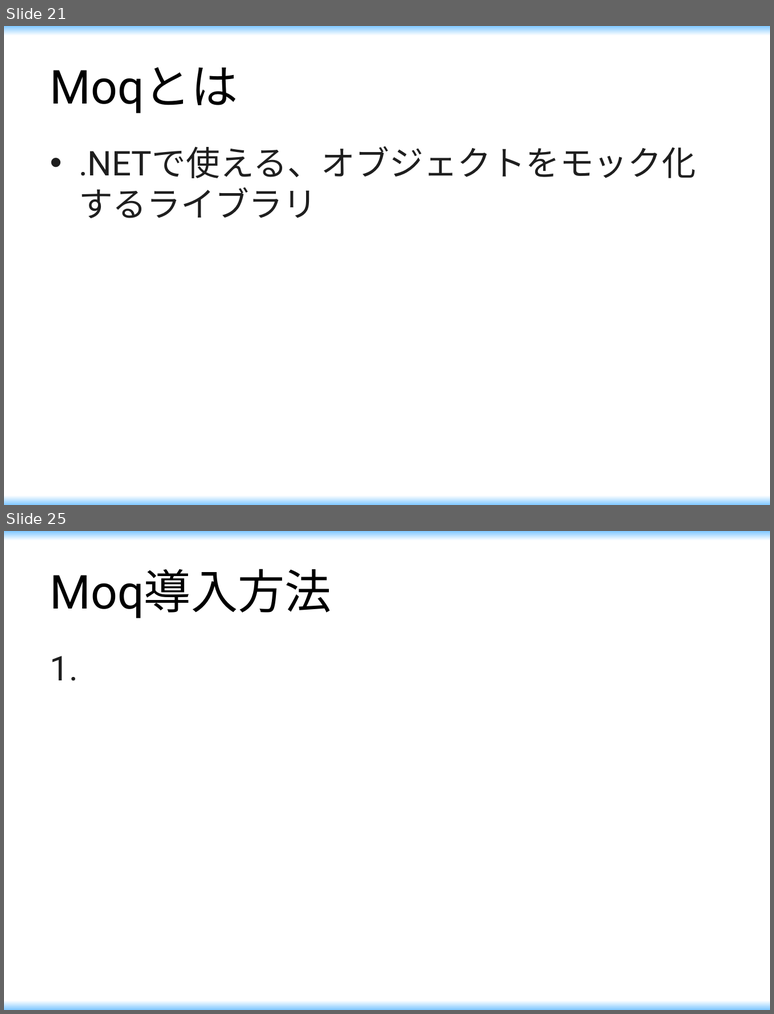
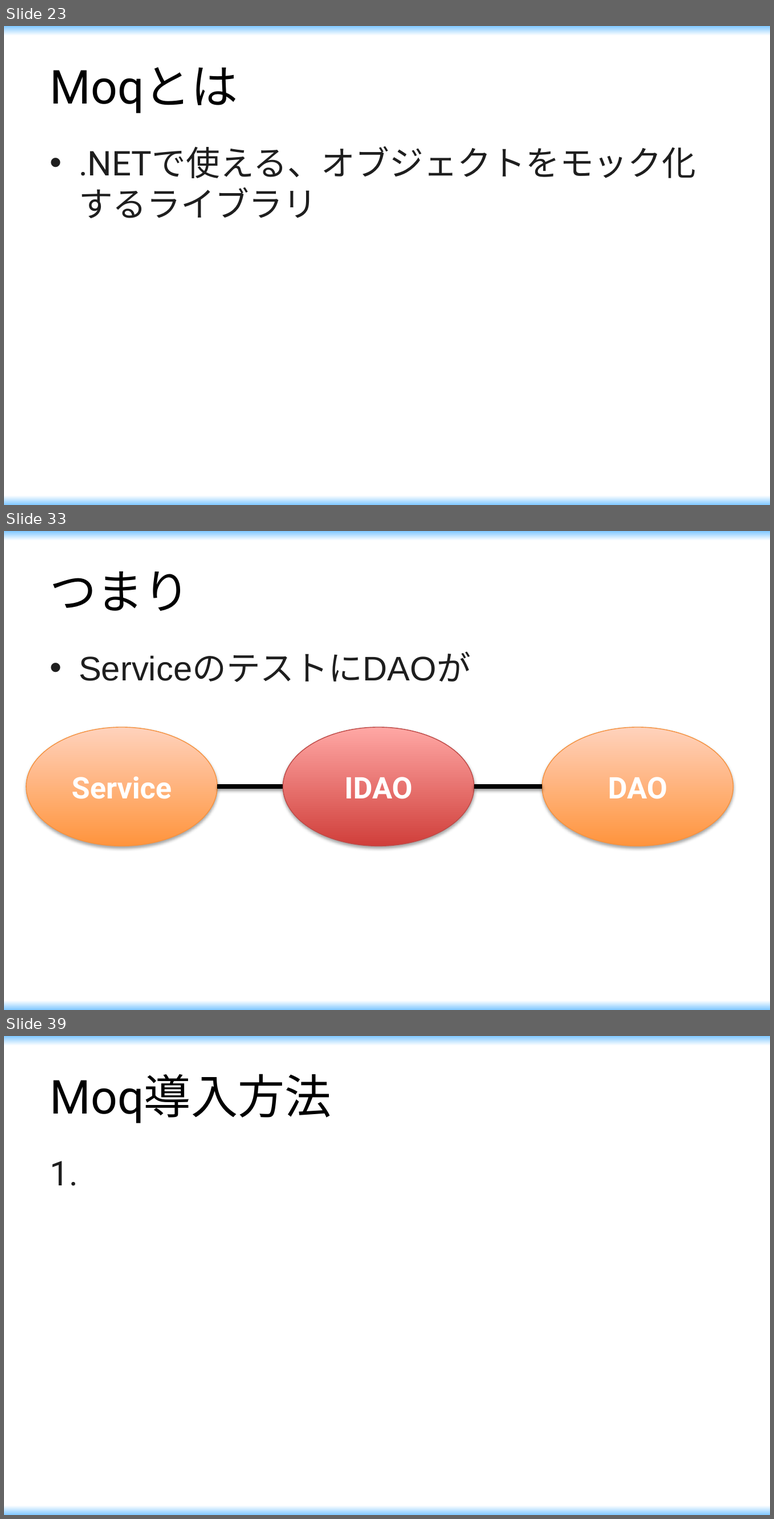
Before and after one commit to maikitakeda/first, a slide deck: document/勉強会.pptx. Shown one above the other, each under a label of ours: slides 21 and 25 before the commit, slides 23, 33 and 39 after it; the slides between them are not shown. The pictures are 774x1014 and 774x1519 pixels, drawn with LibreOffice and Linux fonts; fonts in the diff are those of the drawing. Boxes give left, top, right and bottom in pixels: in the first picture for what was removed or moved away, otherwise in the second. Text is boxed around its words. In the diff, an @@ line names an element or a change of style, - is before the commit and + after.

```diff
--- a/document/勉強会.pptx
+++ b/document/勉強会.pptx
@@ slide 33 added at [4,531,770,1010], background gradient #80C8FF to #FFFFFF @@
@@ title added at [50,571,190,611], 44 pt, text #000000 @@
+つまり
@@ text added at [79,653,471,682], 32 pt, text #1E1E1E @@
+• ServiceのテストにDAOが
@@ ellipse added at [26,727,217,846], fill gradient #FF953E to #FFD2BD, outline #F69240 0.75 pt, 28 pt, text #FFFFFF, bold @@
+Service
@@ ellipse added at [283,727,474,846], fill gradient #D1403C to #FFA6A5, outline #BF4C48 0.75 pt, 28 pt, text #FFFFFF, bold @@
+IDAO
@@ ellipse added at [543,727,733,846], fill gradient #FF953E to #FFD2BD, outline #F69240 0.75 pt, 28 pt, text #FFFFFF, bold @@
+DAO
@@ line added from (283, 786) to (217, 786), #000000 4.5 pt @@
@@ line added from (543, 786) to (474, 786), #000000 4.5 pt @@
@@ what was slide 21 is now slide 23 @@
@@ what was slide 25 is now slide 39 @@
```
Also in this commit, not shown: 3 slides changed, 21 other slides added, 1 slide removed.
